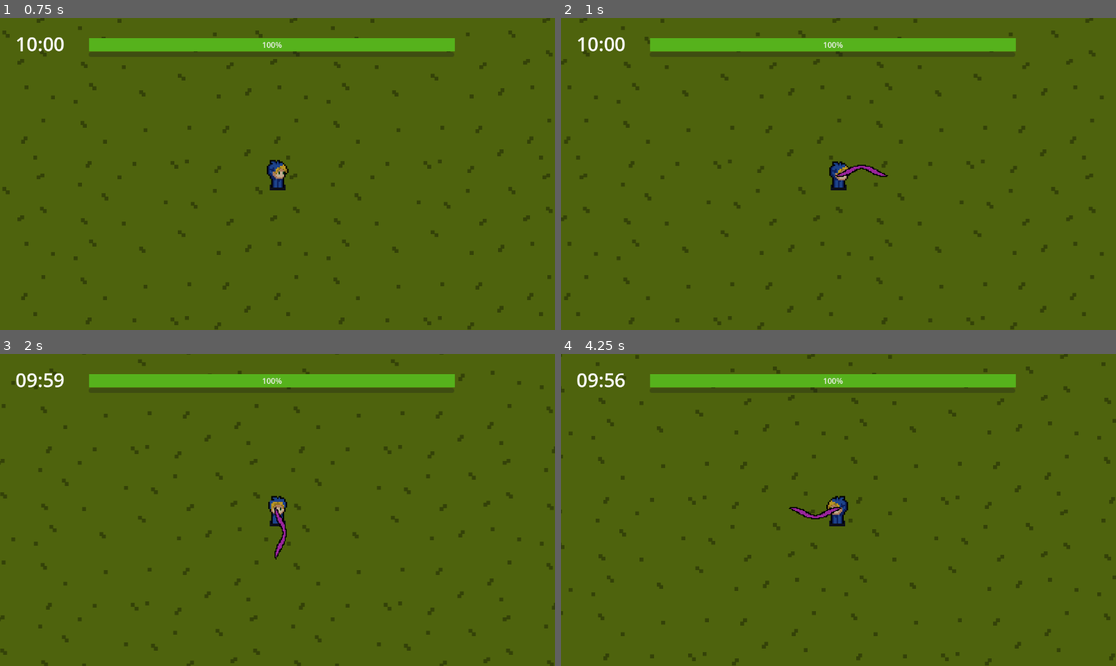
Above: before the commit, frames 1-4 (two rows, left to right).
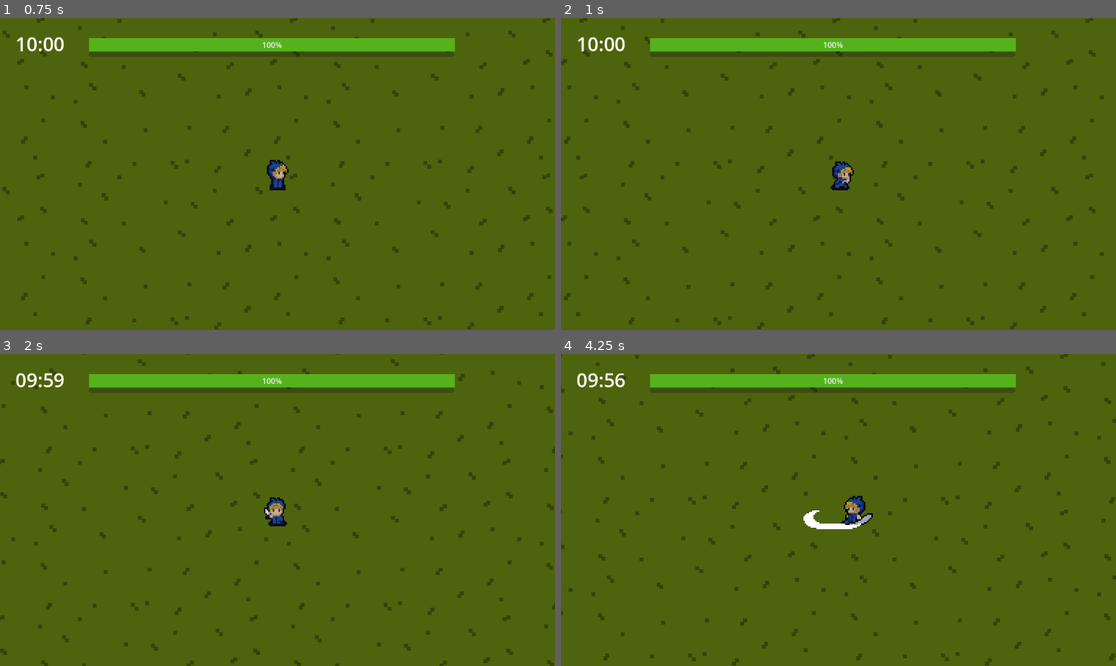
Above: after the commit, the same moments.

Repository: HendrickFS/TheRiseOfTheFool
Game: Godot game, scene res://world/world.tscn
The game is run twice, just before and just after one commit, with the same random seed, the same clock (stepped at 60 frames per second) and the same inputs. This scene is started directly instead of the project's main scene.
Inputs:
- Up to frame 1 (0.75 s): hold D (right) from 0.53 s (still down)
- Up to frame 2 (1 s): keep holding D (right)
- Up to frame 3 (2 s): release D (right) at 1.28 s; hold S (down) from 1.28 s (still down)
- Up to frame 4 (4.25 s): release S (down) at 2.03 s; hold D (right) 2.03-2.78 s; hold W (up) 2.78-3.53 s; hold A (left) from 3.53 s (still down)

Frame 1 is identical in both runs. In frame 2, 0.4% of the frame differs, in the area x 48-59%, y 45-56%; in frame 3, 0.3%; in frame 4, 0.9%, in the area x 41-57%, y 45-57%.

Commit message:
final version

Diff:
--- a/enemy/sniper.gd
+++ b/enemy/sniper.gd
@@ -6,7 +6,7 @@
 var damage = 10
 var exp_value = 15
 var exp = load("res://items/exp.tscn")
-#@onready var _animated_sprite: AnimatedSprite2D = $Sprite2D
+@onready var _animated_sprite: AnimatedSprite2D = $Sprite2D
 
 var attack = load("res://enemy/enemy_slash.tscn")
 var attack_timer = 1.5
@@ -44,25 +44,23 @@
 			collision.get_collider().damage(damage)
 			position -= direction
 
-	#_animate_chaser()
+	_animate_chaser()
 
-#func _animate_chaser():
-	#if(velocity.x > 0):
-		#_animated_sprite.flip_h = false
-		#_change_chaser()
-	#else:
-		#_animated_sprite.flip_h = true
-		#_change_chaser()
+func _animate_chaser():
+	if(velocity.x > 0):
+		_animated_sprite.flip_h = false
+		_change_chaser()
+	else:
+		_animated_sprite.flip_h = true
+		_change_chaser()
 
 
-#func _change_chaser():
-	#var level = Global.get_level_selected()
-	#if(level==1):
-		#_animated_sprite.play("curupira_walk")
-	#elif(level==2):
-		#_animated_sprite.play("boto_walk")
-	#elif(level==3):
-		#_animated_sprite.play("boitata_walk")
+func _change_chaser():
+	var level = Global.get_level_selected()
+	if(level==1 || level==3):
+		_animated_sprite.play("saci_walk")
+	elif(level==2):
+		_animated_sprite.play("iara_walk")
 
 func death(life_depleted):
 	life-=life_depleted
@@ -72,7 +70,7 @@
 		exp_instance.initialize(exp_value)
 		get_parent().add_child(exp_instance)
 		queue_free()
-	#else:
-		#$AnimationPlayer.play("damage") # inimigo pisca vermelho quando toma dano
-		#await get_tree().create_timer(0.6).timeout
-		#$AnimationPlayer.play("normal")
+	else:
+		$AnimationPlayer.play("damage") # inimigo pisca vermelho quando toma dano
+		await get_tree().create_timer(0.6).timeout
+		$AnimationPlayer.play("normal")
--- a/enemy/sniper.tscn
+++ b/enemy/sniper.tscn
@@ -1,24 +1,130 @@
-[gd_scene load_steps=4 format=3 uid="uid://cmojltcrityqq"]
+[gd_scene load_steps=15 format=3 uid="uid://cmojltcrityqq"]
 
 [ext_resource type="Script" path="res://enemy/sniper.gd" id="1_8bnuo"]
 [ext_resource type="Texture2D" uid="uid://b2mf8d5qy5i8j" path="res://enemy/assets/Saci.png" id="1_qbs2i"]
+[ext_resource type="Texture2D" uid="uid://e7jcrlkxssgw" path="res://enemy/assets/Iara.png" id="2_ayate"]
+
+[sub_resource type="AtlasTexture" id="AtlasTexture_twjgw"]
+atlas = ExtResource("2_ayate")
+region = Rect2(48, 0, 48, 48)
+
+[sub_resource type="AtlasTexture" id="AtlasTexture_i0es8"]
+atlas = ExtResource("2_ayate")
+region = Rect2(0, 48, 48, 48)
+
+[sub_resource type="AtlasTexture" id="AtlasTexture_2gjob"]
+atlas = ExtResource("2_ayate")
+region = Rect2(48, 48, 48, 48)
+
+[sub_resource type="AtlasTexture" id="AtlasTexture_fipjp"]
+atlas = ExtResource("1_qbs2i")
+region = Rect2(48, 0, 48, 48)
+
+[sub_resource type="AtlasTexture" id="AtlasTexture_wvy70"]
+atlas = ExtResource("1_qbs2i")
+region = Rect2(0, 48, 48, 48)
+
+[sub_resource type="SpriteFrames" id="SpriteFrames_p77s6"]
+animations = [{
+"frames": [{
+"duration": 1.0,
+"texture": SubResource("AtlasTexture_twjgw")
+}, {
+"duration": 1.0,
+"texture": SubResource("AtlasTexture_i0es8")
+}, {
+"duration": 1.0,
+"texture": SubResource("AtlasTexture_2gjob")
+}],
+"loop": true,
+"name": &"iara_walk",
+"speed": 5.0
+}, {
+"frames": [{
+"duration": 1.0,
+"texture": SubResource("AtlasTexture_fipjp")
+}, {
+"duration": 1.0,
+"texture": SubResource("AtlasTexture_wvy70")
+}],
+"loop": true,
+"name": &"saci_walk",
+"speed": 5.0
+}]
 
 [sub_resource type="RectangleShape2D" id="RectangleShape2D_xdw25"]
 size = Vector2(38, 63)
+
+[sub_resource type="Animation" id="Animation_cojb0"]
+length = 0.001
+tracks/0/type = "value"
+tracks/0/imported = false
+tracks/0/enabled = true
+tracks/0/path = NodePath("Sprite2D:modulate")
+tracks/0/interp = 1
+tracks/0/loop_wrap = true
+tracks/0/keys = {
+"times": PackedFloat32Array(0),
+"transitions": PackedFloat32Array(1),
+"update": 0,
+"values": [Color(1, 1, 1, 1)]
+}
+
+[sub_resource type="Animation" id="Animation_phbsg"]
+resource_name = "damage"
+length = 0.6
+tracks/0/type = "value"
+tracks/0/imported = false
+tracks/0/enabled = true
+tracks/0/path = NodePath("Sprite2D:modulate")
+tracks/0/interp = 1
+tracks/0/loop_wrap = true
+tracks/0/keys = {
+"times": PackedFloat32Array(0, 0.3, 0.6),
+"transitions": PackedFloat32Array(1, 1, 1),
+"update": 0,
+"values": [Color(1, 0, 0, 1), Color(1, 1, 1, 1), Color(1, 0, 0, 1)]
+}
+
+[sub_resource type="Animation" id="Animation_4wmsj"]
+resource_name = "normal"
+tracks/0/type = "value"
+tracks/0/imported = false
+tracks/0/enabled = true
+tracks/0/path = NodePath("Sprite2D:modulate")
+tracks/0/interp = 1
+tracks/0/loop_wrap = true
+tracks/0/keys = {
+"times": PackedFloat32Array(0),
+"transitions": PackedFloat32Array(1),
+"update": 0,
+"values": [Color(1, 1, 1, 1)]
+}
+
+[sub_resource type="AnimationLibrary" id="AnimationLibrary_1yu72"]
+_data = {
+"RESET": SubResource("Animation_cojb0"),
+"damage": SubResource("Animation_phbsg"),
+"normal": SubResource("Animation_4wmsj")
+}
 
 [node name="sniper" type="CharacterBody2D"]
 collision_layer = 4
 collision_mask = 2
 script = ExtResource("1_8bnuo")
 
-[node name="Sprite2D" type="Sprite2D" parent="."]
+[node name="Sprite2D" type="AnimatedSprite2D" parent="."]
 texture_filter = 1
 position = Vector2(0, -9)
 scale = Vector2(3, 3)
-texture = ExtResource("1_qbs2i")
-hframes = 2
-vframes = 2
+sprite_frames = SubResource("SpriteFrames_p77s6")
+animation = &"iara_walk"
 
 [node name="CollisionShape2D" type="CollisionShape2D" parent="."]
 position = Vector2(2, 16.5)
 shape = SubResource("RectangleShape2D_xdw25")
+
+[node name="AnimationPlayer" type="AnimationPlayer" parent="."]
+libraries = {
+"": SubResource("AnimationLibrary_1yu72")
+}
--- a/enemy/tank.tscn
+++ b/enemy/tank.tscn
@@ -194,7 +194,7 @@
 position = Vector2(5, -4)
 scale = Vector2(3, 3)
 sprite_frames = SubResource("SpriteFrames_rr3vl")
-animation = &"bichopapao_walk"
+animation = &"cuca_walk"
 
 [node name="CollisionShape2D" type="CollisionShape2D" parent="."]
 position = Vector2(2.0072, 2.50644)
--- a/interface/game_over.tscn
+++ b/interface/game_over.tscn
@@ -1,7 +1,8 @@
-[gd_scene load_steps=3 format=3 uid="uid://bwy25p2adb5qx"]
+[gd_scene load_steps=4 format=3 uid="uid://bwy25p2adb5qx"]
 
 [ext_resource type="Script" path="res://game_over.gd" id="1_5iibs"]
 [ext_resource type="Texture2D" uid="uid://6hsvyx6esvj4" path="res://interface/assets/Game Over.png" id="2_fhgsg"]
+[ext_resource type="AudioStream" uid="uid://016ldcxie7oc" path="res://Game_Over_2.wav" id="3_lugw2"]
 
 [node name="game_over" type="Node2D"]
 script = ExtResource("1_5iibs")
@@ -26,5 +27,9 @@
 offset_bottom = 558.0
 text = "Menu"
 
+[node name="game_over_sound" type="AudioStreamPlayer" parent="."]
+stream = ExtResource("3_lugw2")
+autoplay = true
+
 [connection signal="pressed" from="try_again" to="." method="_on_try_again_pressed"]
 [connection signal="pressed" from="menu" to="." method="_on_menu_pressed"]
--- a/interface/instructions.tscn
+++ b/interface/instructions.tscn
@@ -111,7 +111,7 @@
 theme_override_constants/shadow_offset_x = -1
 theme_override_constants/shadow_offset_y = 1
 theme_override_font_sizes/font_size = 24
-text = "Upgrades:"
+text = "Informações:"
 
 [node name="Label3" type="Label" parent="."]
 offset_left = 37.0
@@ -151,8 +151,8 @@
 theme_override_constants/shadow_offset_x = -1
 theme_override_constants/shadow_offset_y = 1
 theme_override_font_sizes/font_size = 25
-text = "⮝ Velocidade: Aumenta a velocidade de movimentação do personagem
-⮝ Velocidade de ataque: Diminui o intervalo entre os ataques"
+text = "⮝ Complete cada fase para desbloquear as próximas
+⮝ Altere o tempo de sobrevivencia no menu opções"
 
 [node name="Label5" type="Label" parent="."]
 offset_left = 34.0
--- a/interface/main_menu.gd
+++ b/interface/main_menu.gd
@@ -3,12 +3,11 @@
 func _on_jogar_pressed():
 	get_tree().change_scene_to_file("res://interface/level_menu.tscn")
 
-
 func _on_controles_pressed():
 	get_tree().change_scene_to_file("res://interface/instructions.tscn")
 
-
-
-
 func _on_sair_pressed():
 	get_tree().quit()
+
+func _on_opcoes_pressed():
+	get_tree().change_scene_to_file("res://interface/options.tscn")
--- a/interface/main_menu.tscn
+++ b/interface/main_menu.tscn
@@ -44,6 +44,11 @@
 layout_mode = 2
 text = "Controles"
 
+[node name="opcoes" type="Button" parent="MarginContainer/VBoxContainer"]
+layout_mode = 2
+text = "Opções
+"
+
 [node name="Sair" type="Button" parent="MarginContainer/VBoxContainer"]
 layout_mode = 2
 text = "Sair"
@@ -54,4 +59,5 @@
 
 [connection signal="pressed" from="MarginContainer/VBoxContainer/Jogar" to="." method="_on_jogar_pressed"]
 [connection signal="pressed" from="MarginContainer/VBoxContainer/Controles" to="." method="_on_controles_pressed"]
+[connection signal="pressed" from="MarginContainer/VBoxContainer/opcoes" to="." method="_on_opcoes_pressed"]
 [connection signal="pressed" from="MarginContainer/VBoxContainer/Sair" to="." method="_on_sair_pressed"]
--- /dev/null
+++ b/interface/options.gd
@@ -0,0 +1,14 @@
+extends Node2D
+
+
+func _on_min_2_pressed():
+	Global.set_minutes(2)
+
+func _on_voltar_pressed():
+	get_tree().change_scene_to_file("res://interface/main_menu.tscn")
+
+func _on_min_5_pressed():
+	Global.set_minutes(5)
+
+func _on_min_10_pressed():
+	Global.set_minutes(10)
--- /dev/null
+++ b/interface/options.tscn
@@ -0,0 +1,61 @@
+[gd_scene load_steps=3 format=3 uid="uid://rc1dj0hdh7ie"]
+
+[ext_resource type="Script" path="res://interface/options.gd" id="1_a6aj8"]
+[ext_resource type="Texture2D" uid="uid://btjowgygv0dre" path="res://interface/assets/Titulo.png" id="2_0fu0i"]
+
+[node name="options" type="Node2D"]
+script = ExtResource("1_a6aj8")
+
+[node name="ColorRect" type="ColorRect" parent="."]
+offset_right = 1156.0
+offset_bottom = 649.0
+color = Color(0.119356, 0.15213, 0.373468, 1)
+
+[node name="time" type="Label" parent="."]
+offset_left = 569.0
+offset_top = 84.0
+offset_right = 936.0
+offset_bottom = 118.0
+theme_override_colors/font_color = Color(0.552941, 0.439216, 0.101961, 1)
+theme_override_colors/font_shadow_color = Color(0, 0, 0, 1)
+theme_override_constants/shadow_offset_x = -1
+theme_override_constants/shadow_offset_y = 1
+theme_override_font_sizes/font_size = 24
+text = "Tempo de sobrevivencia:"
+
+[node name="Sprite2D" type="Sprite2D" parent="."]
+texture_filter = 1
+position = Vector2(260, 300)
+scale = Vector2(4.88864, 4.88864)
+texture = ExtResource("2_0fu0i")
+
+[node name="HBoxContainer" type="HBoxContainer" parent="."]
+offset_left = 574.0
+offset_top = 134.0
+offset_right = 658.0
+offset_bottom = 200.0
+
+[node name="2min2" type="Button" parent="HBoxContainer"]
+layout_mode = 2
+text = "2 minutos"
+
+[node name="5min" type="Button" parent="HBoxContainer"]
+layout_mode = 2
+text = "5 minutos"
+
+[node name="10min" type="Button" parent="HBoxContainer"]
+layout_mode = 2
+text = "10 minutos (padrão)"
+
+[node name="voltar" type="Button" parent="."]
+offset_left = 713.0
+offset_top = 544.0
+offset_right = 768.0
+offset_bottom = 575.0
+text = "Voltar
+"
+
+[connection signal="pressed" from="HBoxContainer/2min2" to="." method="_on_min_2_pressed"]
+[connection signal="pressed" from="HBoxContainer/5min" to="." method="_on_min_5_pressed"]
+[connection signal="pressed" from="HBoxContainer/10min" to="." method="_on_min_10_pressed"]
+[connection signal="pressed" from="voltar" to="." method="_on_voltar_pressed"]
--- a/player/attacks/attack.gd
+++ b/player/attacks/attack.gd
@@ -5,7 +5,6 @@
 var damage = 0
 var sprite
 @onready var player = get_node("/root/world/player")
-
 signal slash_collision
 
 var timer = 0.5
@@ -27,5 +26,9 @@
 
 
 
+
+
+
+
 func _on_body_entered(body):
 	body.death(damage)
--- a/player/attacks/attack.tscn
+++ b/player/attacks/attack.tscn
@@ -1,7 +1,6 @@
-[gd_scene load_steps=4 format=3 uid="uid://sipmqriffc3k"]
+[gd_scene load_steps=3 format=3 uid="uid://sipmqriffc3k"]
 
 [ext_resource type="Script" path="res://player/attacks/attack.gd" id="1_m3du1"]
-[ext_resource type="Texture2D" uid="uid://doriau2nhfd8i" path="res://player/attacks/slash.png" id="2_64r7v"]
 
 [sub_resource type="CapsuleShape2D" id="CapsuleShape2D_cap5g"]
 radius = 23.9924
@@ -17,9 +16,4 @@
 rotation = -1.57453
 shape = SubResource("CapsuleShape2D_cap5g")
 
-[node name="Sprite2D" type="Sprite2D" parent="."]
-position = Vector2(48, -6.5)
-scale = Vector2(2.1875, 2.01563)
-texture = ExtResource("2_64r7v")
-
 [connection signal="body_entered" from="." to="." method="_on_body_entered"]
--- a/player/player.gd
+++ b/player/player.gd
@@ -14,6 +14,9 @@
 var attack_timer = 1
 var attack_cooldown = 1
 var attack_damage = 20
+var is_attacking = false
+var attack_animation_duration = 0.4
+var attack_animation_timer = 0.0
 
 var damage_timer = 1
 var damage_flag = true
@@ -52,11 +55,18 @@
 		attack_direction = input
 
 	attack_timer-=delta
+	attack_animation_timer -= delta
+
+	if attack_animation_timer <= 0:
+		is_attacking = false
+
 	if(attack_timer<=0):
 		attack_timer = attack_cooldown
+		attack_animation_timer = attack_animation_duration
 		var attack_instance = attack.instantiate()
 		add_child(attack_instance)
 		attack_instance.initialize(attack_direction, 0, attack_damage)
+		is_attacking = true
 
 	slash_timer-=delta
 	if(slash_timer<=0):
@@ -80,12 +90,25 @@
 	velocity = input * speed
 
 	move_and_slide()
-	_animate_player() #falta o ataque
+	_animate_player()
 
 
 func _animate_player():
 	if life <= 0:
 		_animated_sprite.play("player_dies")
+	elif is_attacking:
+		if attack_direction.x == 0:
+			if (attack_direction.y >= 0):
+				_animated_sprite.play("player_attack")
+			else:
+				_animated_sprite.play("player_attack_back")
+		else:
+			if(attack_direction.x > 0):
+				_animated_sprite.flip_h = false
+				_animated_sprite.play("player_attack_side")
+			else:
+				_animated_sprite.flip_h = true
+				_animated_sprite.play("player_attack_side")
 	else:
 		if velocity.x == 0:
 			if (velocity.y >= 0):
--- a/player/player.tscn
+++ b/player/player.tscn
@@ -155,9 +155,8 @@
 position = Vector2(-1, -23)
 scale = Vector2(3, 3)
 sprite_frames = SubResource("SpriteFrames_3mjmn")
-animation = &"player_dies"
+animation = &"player_attack"
 autoplay = "player_walk"
-frame_progress = 0.411143
 
 [node name="CollisionShape2D" type="CollisionShape2D" parent="."]
 position = Vector2(0.5, 2.5)
--- a/utils/Global.gd
+++ b/utils/Global.gd
@@ -11,6 +11,8 @@
 # 1 -> Primeira fase vencida
 # 2 -> Segunda fase vencida
 # 3 -> Terceira fase vencida
+
+var minutes = 10
 
 func _ready():
 	print("Global loaded")
@@ -27,3 +29,9 @@
 func set_level_completed(level):
 	level_completed = level
 	print("Level completed: ", level_completed)
+
+func get_minutes():
+	return minutes
+
+func set_minutes(option_minutes):
+	minutes = option_minutes
--- a/world/scene_ontrol.gd
+++ b/world/scene_ontrol.gd
@@ -5,6 +5,9 @@
 
 var minutes = 10
 var seconds = 0
+
+func _ready():
+	minutes = Global.get_minutes()
 
 func _process(delta):
 	timer_label.text = str("%02d" % minutes) + ":" + str("%02d" % seconds)
Not shown, added: Game_Over_2.wav.import
Not shown, added: Game_Over_2.wav
